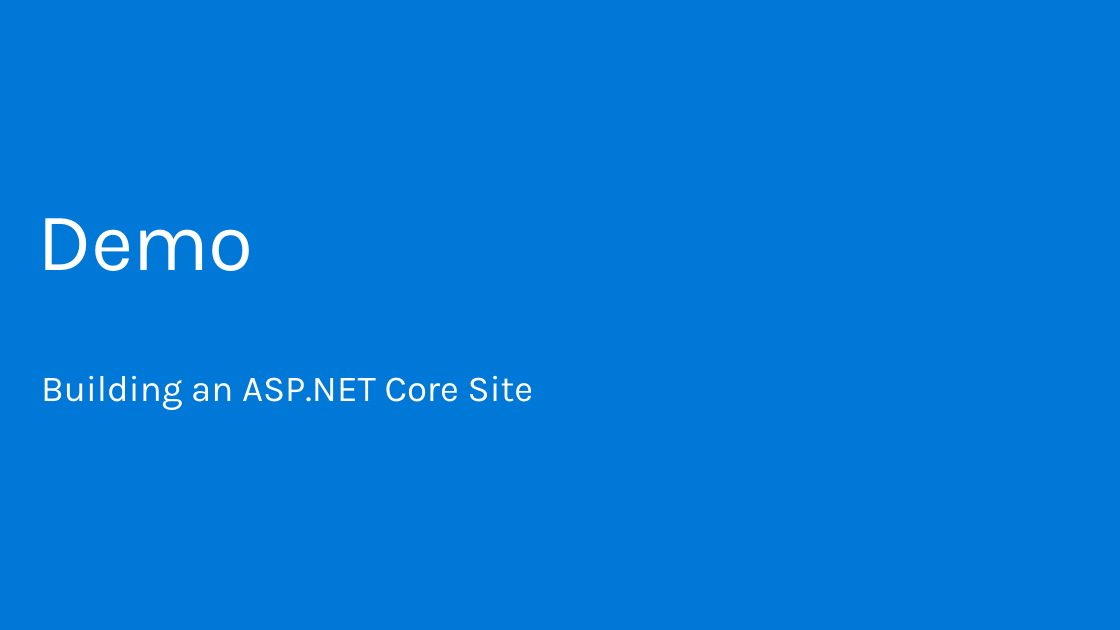
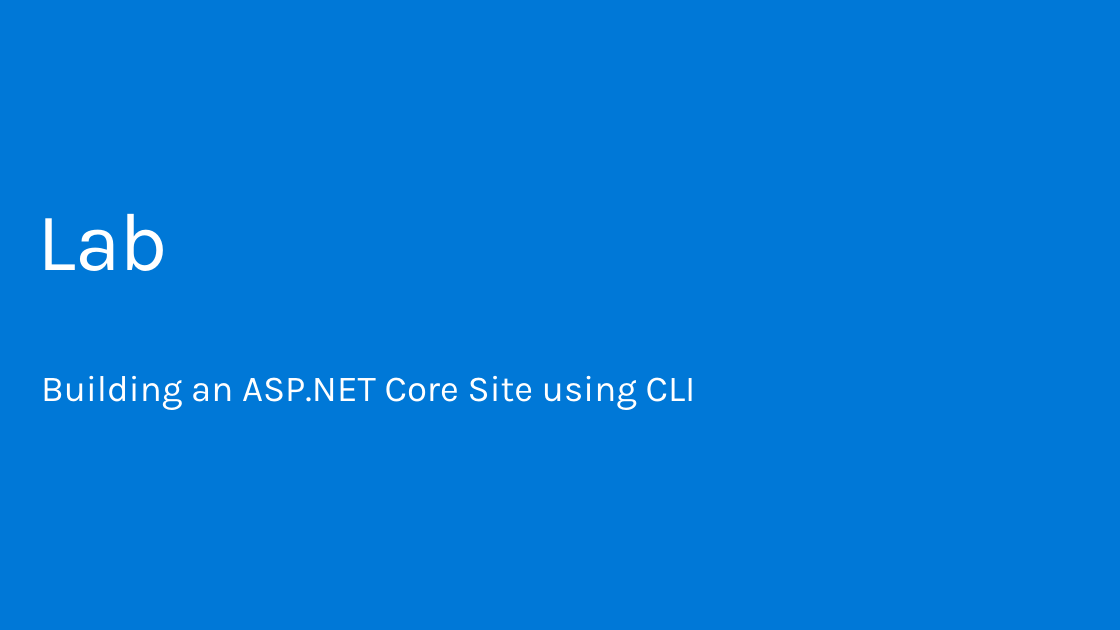
Before and after one commit to dotnet-presentations/dotnetcore-workshop, a slide deck: slide 20 of 2-Web-Dev/netcore-workshop-webdev.pptx (slide 6 before the commit). Drawn at 1120x630 pixels with LibreOffice and Linux fonts; fonts in the diff are those of the drawing; background and template pictures are left out. Boxes give left, top, right and bottom in pixels: in the first picture for what was removed or moved away, otherwise in the second. Text is boxed around its words. In the diff, an @@ line names an element or a change of style, - is before the commit and + after.

Commit message:
Web Dev slide updates

```diff
--- a/2-Web-Dev/netcore-workshop-webdev.pptx
+++ b/2-Web-Dev/netcore-workshop-webdev.pptx
@@ title at (38,213,168,271): text changed @@
-Demo
+Lab
@@ text at (41,376,696,410): text changed @@
-Building an ASP.NET Core Site
+Building an ASP.NET Core Site using CLI
```
Also in this commit, not shown: 17 slides added.
